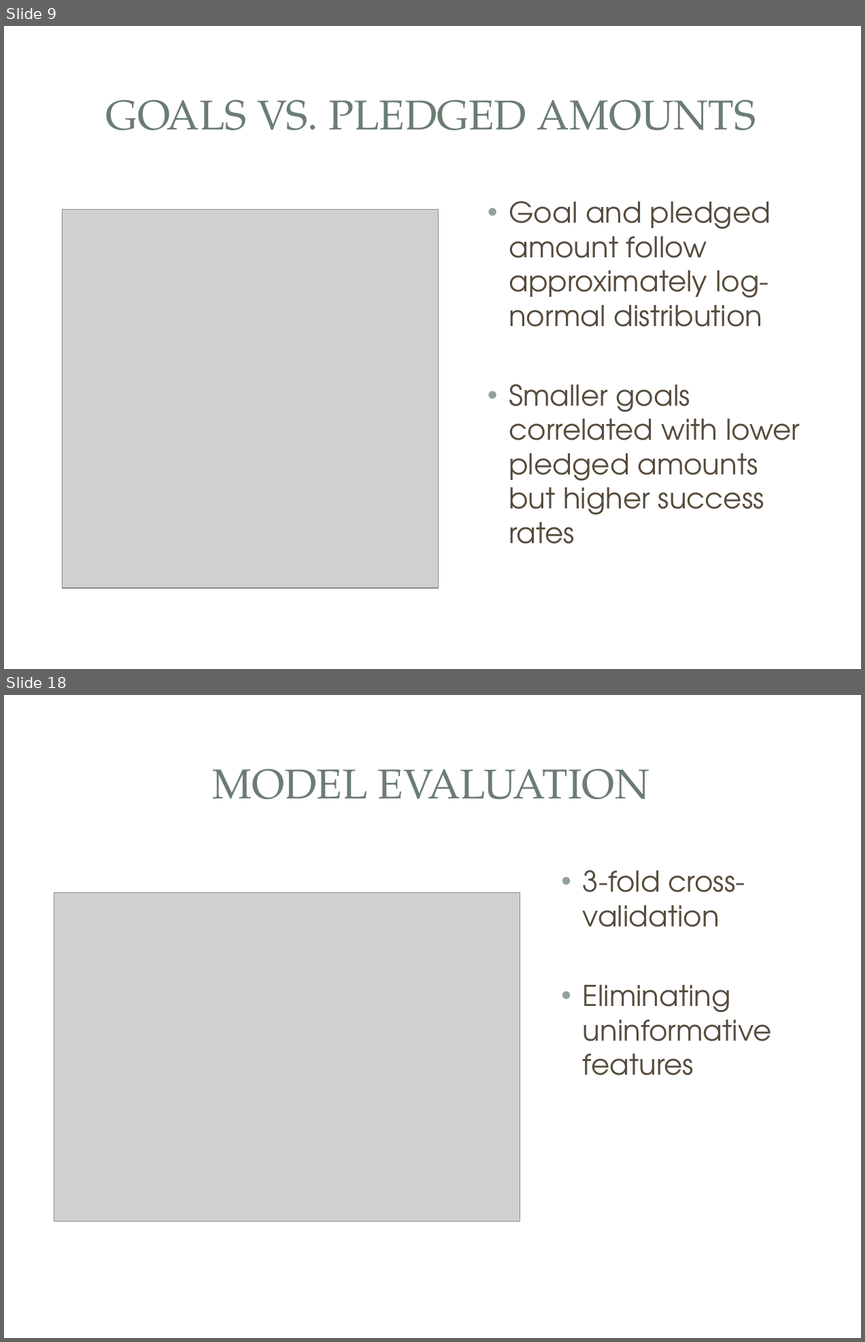
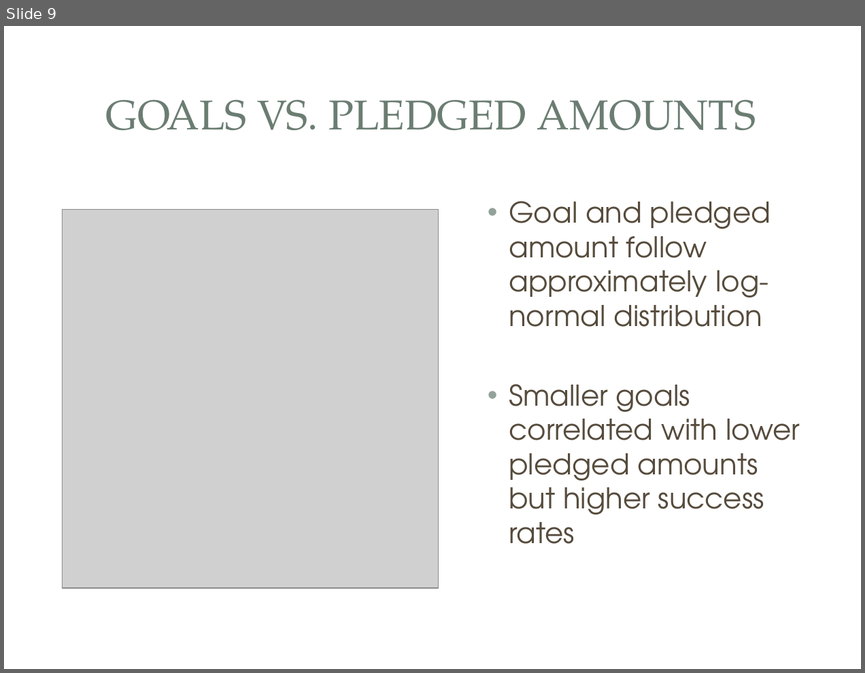
Before and after one commit to vlcekl/ds-crowdfunding, a slide deck: reports/crowdfunding_slidedeck.pptx. Shown one above the other, each under a label of ours: slides 9 and 18 before the commit, slide 9 after it; the slides between them are not shown. The pictures are 865x1342 and 865x673 pixels, drawn with LibreOffice and Linux fonts; fonts in the diff are those of the drawing; grey boxes stand for pictures; background and template pictures are left out. Boxes give left, top, right and bottom in pixels: in the first picture for what was removed or moved away, otherwise in the second. Text is boxed around its words. In the diff, an @@ line names an element or a change of style, - is before the commit and + after.

```diff
--- a/reports/crowdfunding_slidedeck.pptx
+++ b/reports/crowdfunding_slidedeck.pptx
@@ slide 18 removed at [4, 695, 861, 1338], background picture (left out); not listed: 3 template elements that a slide beside it also shows @@
@@ title removed at [212, 768, 649, 799] @@
-MODEL EVALUATION
@@ text removed at [583, 870, 772, 1075] @@
-• 3-fold cross-validation
-• Eliminating uninformative features
@@ picture removed at [54, 893, 520, 1221] @@
```
Also in this commit, not shown: 8 slides changed, 6 slides added, 4 other slides removed, 1 other file.
